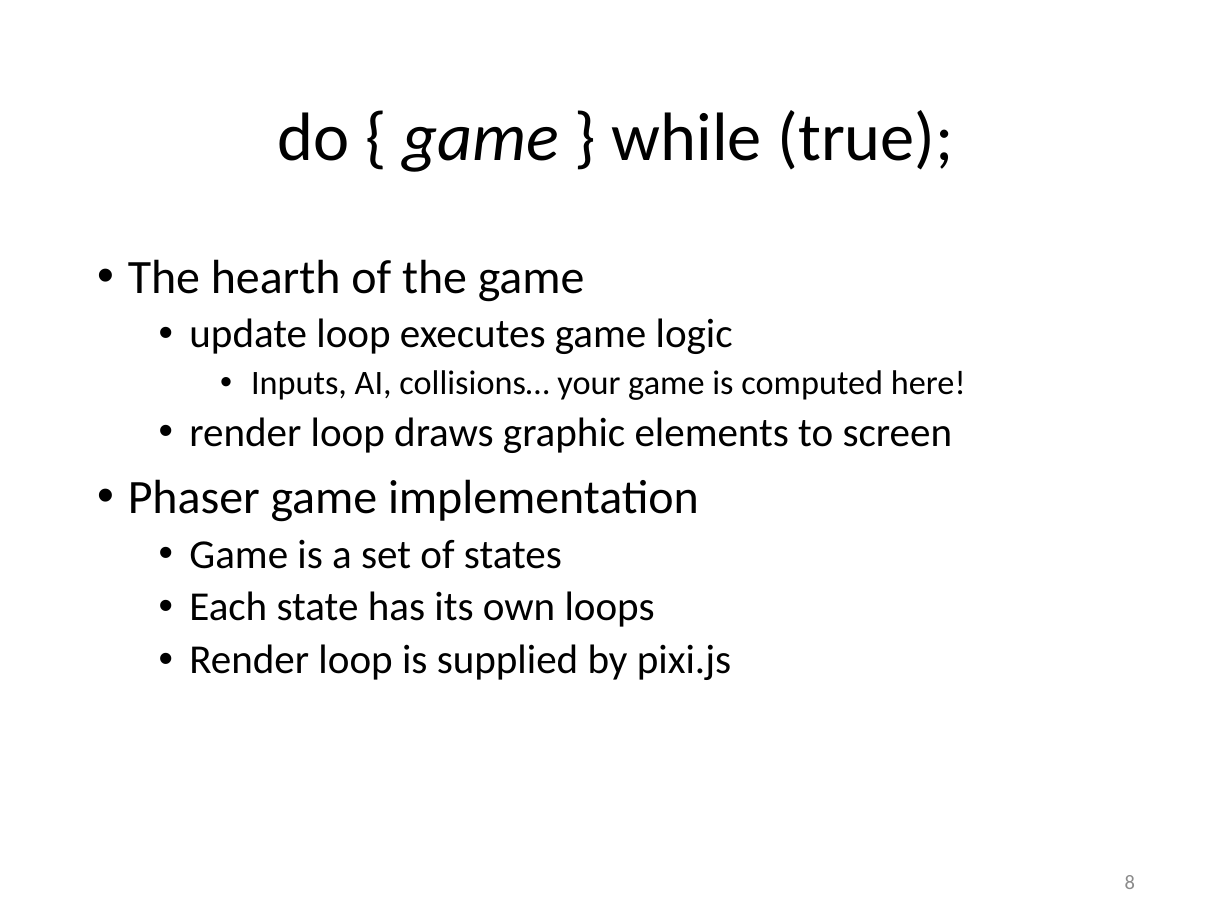
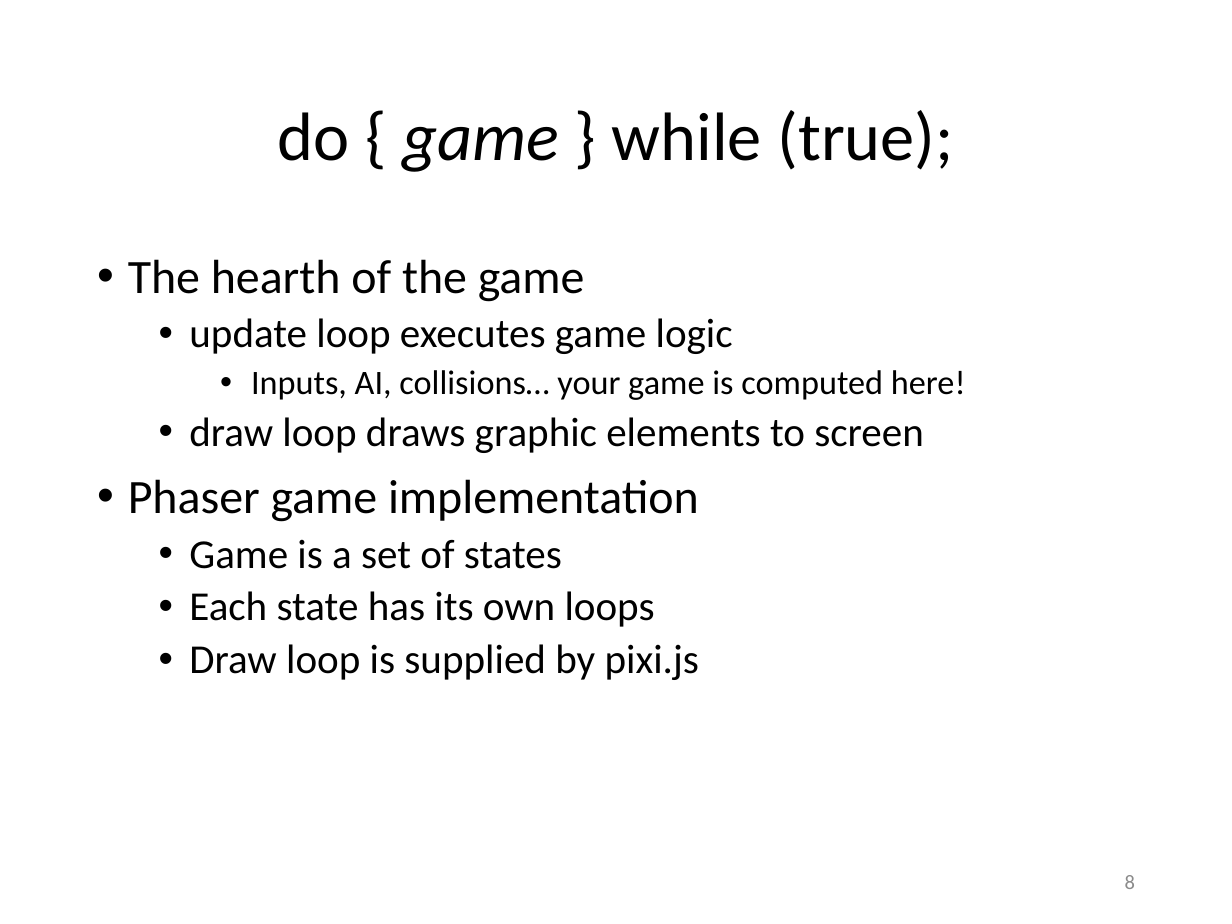
Before and after one commit to Lotti/codemotion2014, a slide deck: slide 8 of codemotion.pptx. Drawn at 1232x924 pixels with LibreOffice and Linux fonts; fonts in the diff are those of the drawing; background and template pictures are left out. Boxes give left, top, right and bottom in pixels: in the first picture for what was removed or moved away, otherwise in the second. Text is boxed around its words. In the diff, an @@ line names an element or a change of style, - is before the commit and + after.

```diff
--- a/codemotion.pptx
+++ b/codemotion.pptx
@@ text at [189,417,924,453]: text changed @@
-  • render loop draws graphic elements to screen
+  • draw loop draws graphic elements to screen
@@ text at [189,644,699,680]: text changed @@
-  • Render loop is supplied by pixi.js
+  • Draw loop is supplied by pixi.js
```
Also in this commit, not shown: 7 other slides changed, 9 other files.
